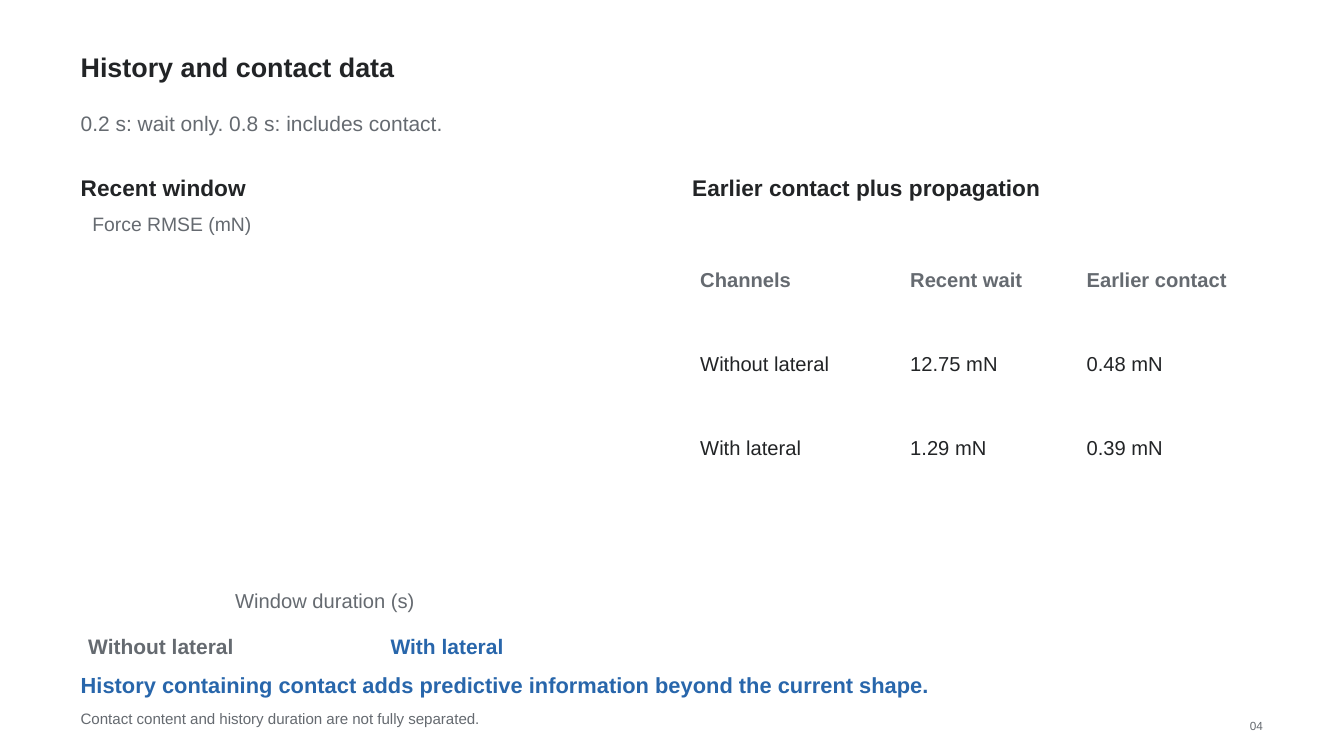
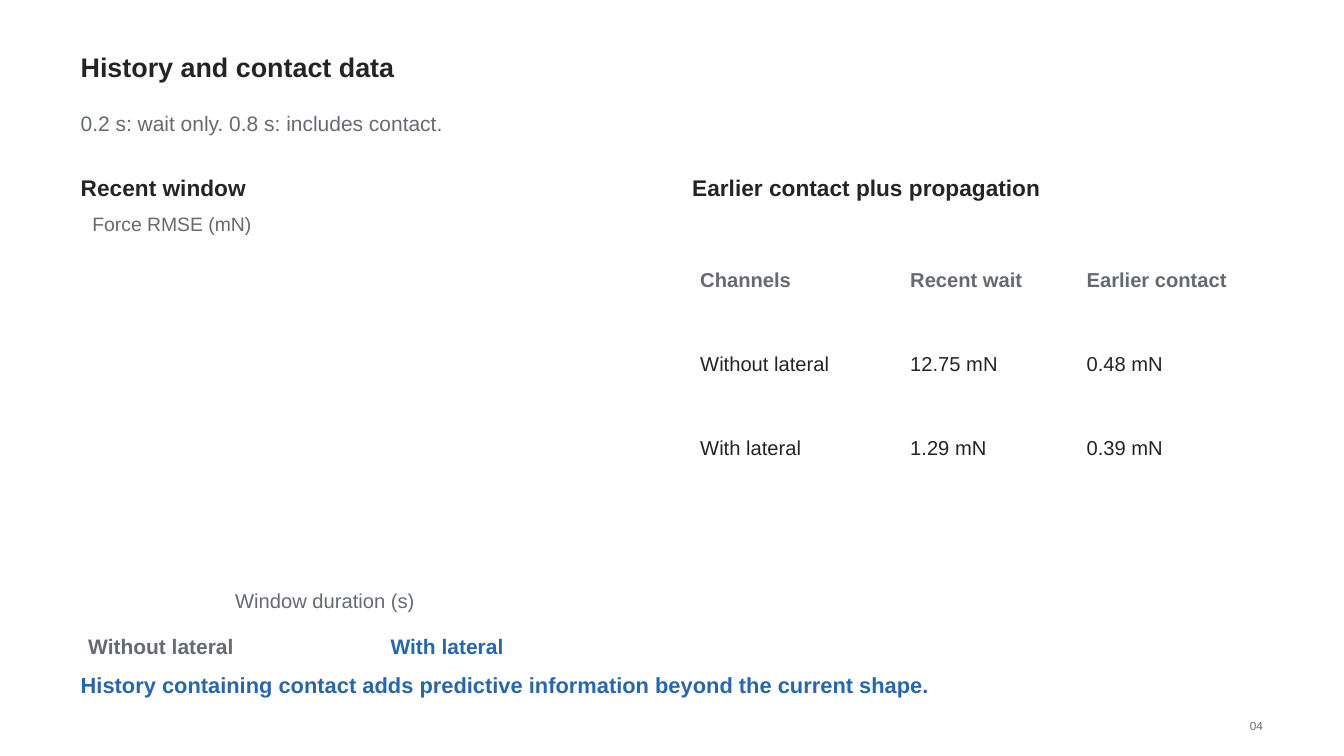
Before and after one commit to bzredk/NR-object-state, a slide deck: slide 4 of research/presentations/10.2/output/10.2-short.pptx. Drawn at 1344x756 pixels with LibreOffice and Linux fonts; fonts in the diff are those of the drawing. Boxes give left, top, right and bottom in pixels: in the first picture for what was removed or moved away, otherwise in the second. Text is boxed around its words. In the diff, an @@ line names an element or a change of style, - is before the commit and + after.

```diff
--- a/research/presentations/10.2/output/10.2-short.pptx
+++ b/research/presentations/10.2/output/10.2-short.pptx
@@ text removed at (81, 713, 479, 727) @@
-Contact content and history duration are not fully separated.
```
Also in this commit, not shown: 2 other slides changed, 1 other file.
